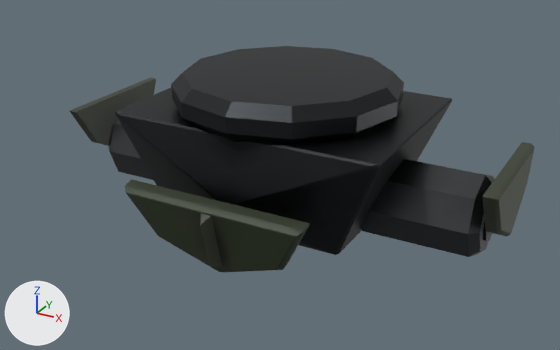
What one commit did to the glTF model assets/export/models/bastion.waist.glb.
Rendered twice from a 50 mm camera at (16.8, -31.4, 13.9) aimed at (0.0, -0.8, -1.4). The axes (+X, +Y, +Z) are drawn at lower left. The lights are the same throughout. The picture after the commit comes second. Vertices at exactly the same position are counted once.
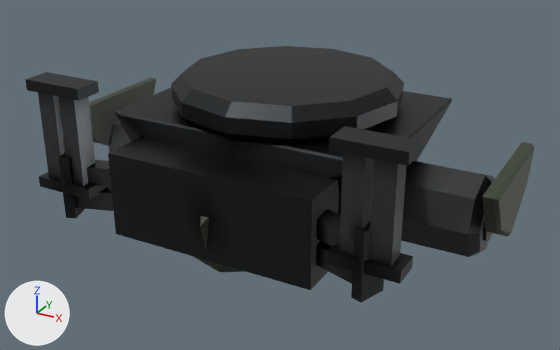
Location of each change, (x1, y1, x2, y2) in pixels of the pictures (560 x 350 px):
```json
{"object": "Mesh_0", "change": "reshaped", "before": [70, 46, 534, 272], "after": [25, 46, 534, 302], "on screen": "10% wider, 13% taller"}
{"part": 1, "of": "me_mesh_0", "change": "added", "after": [25, 72, 422, 302]}
{"part": 2, "of": "me_mesh_0", "change": "edited", "before": [115, 94, 343, 272], "after": [115, 94, 343, 272], "on screen": "looks the same"}
```

Scene script edits in JSON lines:
```json
{"block": "me_mesh_0", "where": "# used by ob_mesh_0; location = (0.0, 0.0, 0.0)"}
{"op": "remove", "block": "me_mesh_0", "code": "me_mesh_0.from_pydata(...)  # 1716 vertices, 3376 faces; spans x -11.1..11.1, y -7.7..7.7, z -4.1..3.6"}
{"op": "add", "block": "me_mesh_0", "code": "me_mesh_0.from_pydata(...)  # 2230 vertices, 4336 faces; spans x -11.1..11.1, y -7.9..7.7, z -4.1..4.0"}
{"block": "me_mesh_0", "change": "me_mesh_0 part 1: 514 vertices added at x -8.9..8.9, y -7.9..-4.8, z -2.9..4.0"}
{"block": "me_mesh_0", "change": "me_mesh_0 part 2: 659 kept faces spanning x -6.7..6.7, y -7.7..7.0, z -4.0..3.1 get new vertex colours"}
```
